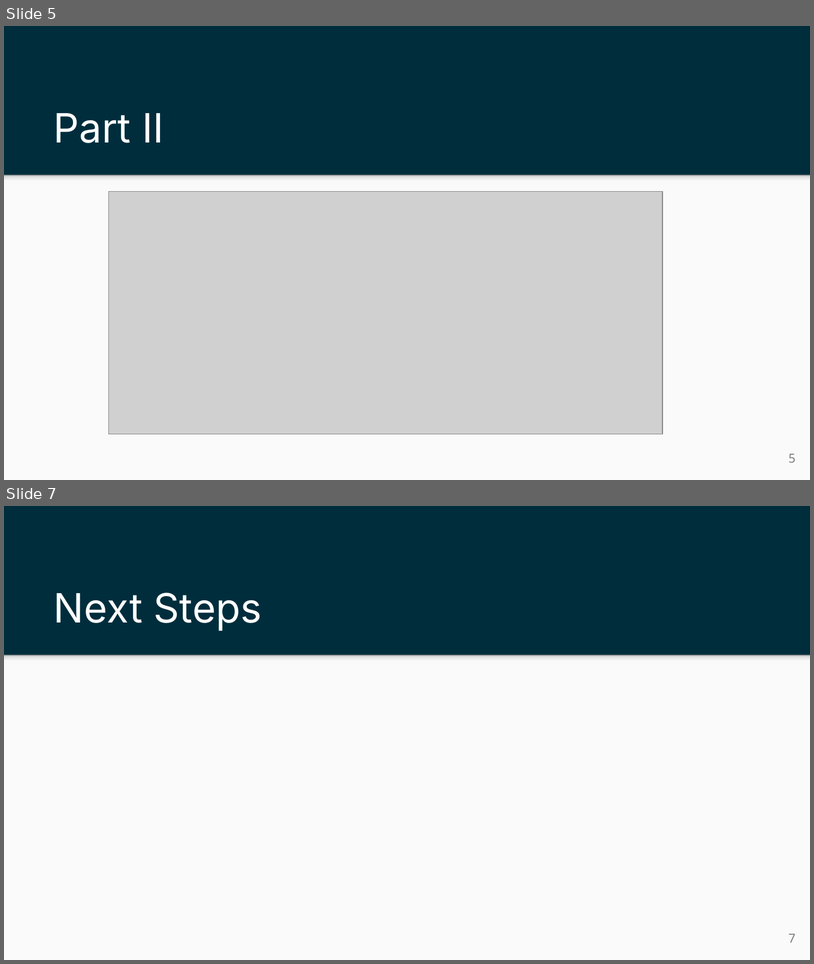
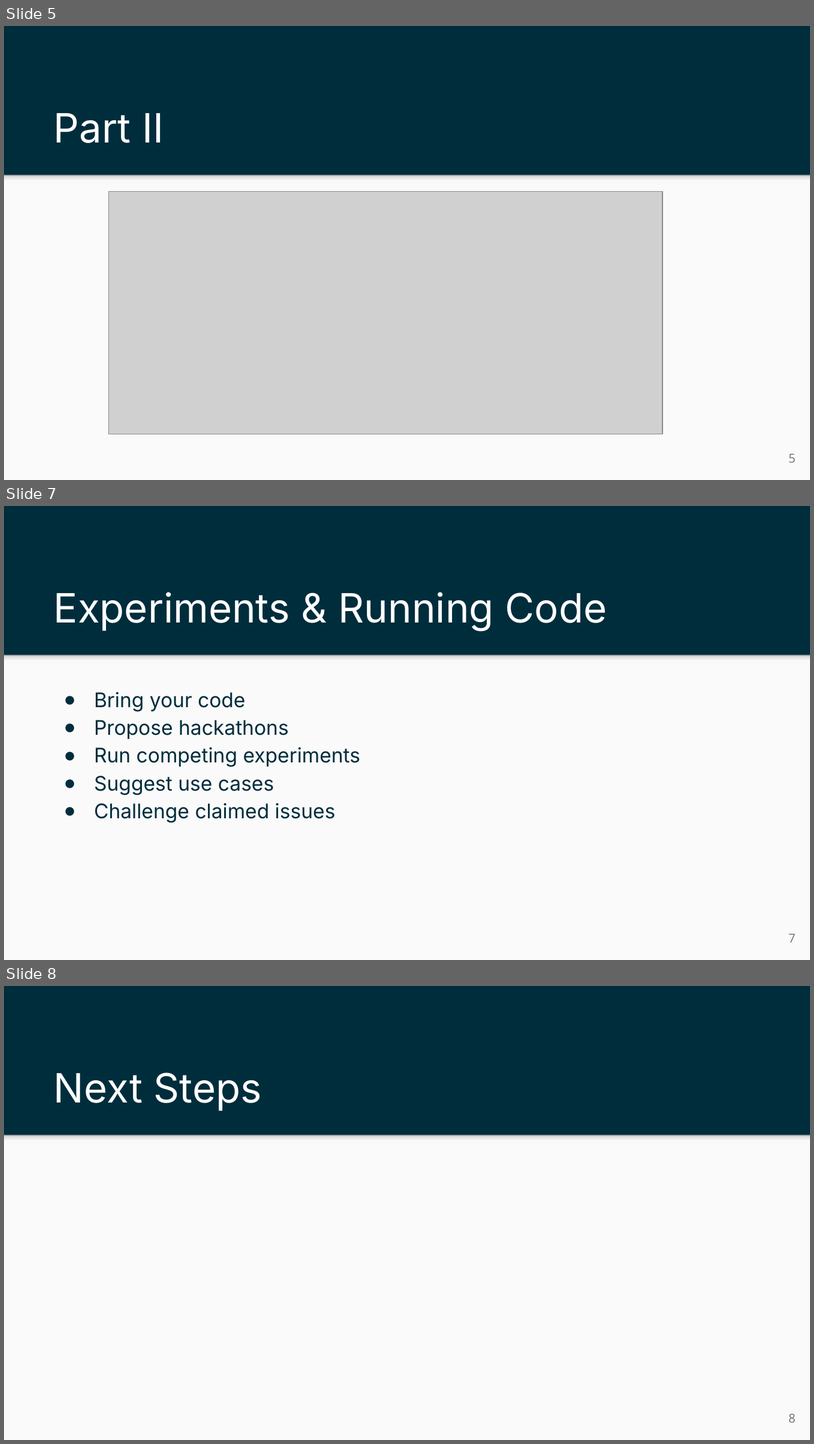
Before and after one commit to ietf-wg-nmop/IETF-Meetings, a slide deck: interim-062024/nmop-chairs-slides.pptx. Shown one above the other, each under a label of ours: slides 5 and 7 before the commit, slides 5, 7 and 8 after it; the slides between them are not shown. The pictures are 814x964 and 814x1444 pixels, drawn with LibreOffice and Linux fonts; fonts in the diff are those of the drawing; grey boxes stand for pictures. Boxes give left, top, right and bottom in pixels: in the first picture for what was removed or moved away, otherwise in the second. Text is boxed around its words. In the diff, an @@ line names an element or a change of style, - is before the commit and + after.

```diff
--- a/interim-062024/nmop-chairs-slides.pptx
+++ b/interim-062024/nmop-chairs-slides.pptx
@@ slide 7 added at [4,506,810,960], background #002D3C; not listed: 2 template elements that a slide beside it also shows @@
@@ title added at [54,592,608,631], 36 pt, text #FFFFFF @@
+Experiments & Running Code
@@ text added at [94,691,361,823], 18 pt, text #002D3C @@
+● Bring your code
+● Propose hackathons
+● Run competing experiments
+● Suggest use cases
+● Challenge claimed issues
@@ page number added at [789,933,796,942], 11 pt, text #737373 @@
+7
@@ what was slide 7 is now slide 8 @@
@@ page number at [789,1413,796,1422]: text changed @@
-7
+8
```
Also in this commit, not shown: 1 slide changed.
